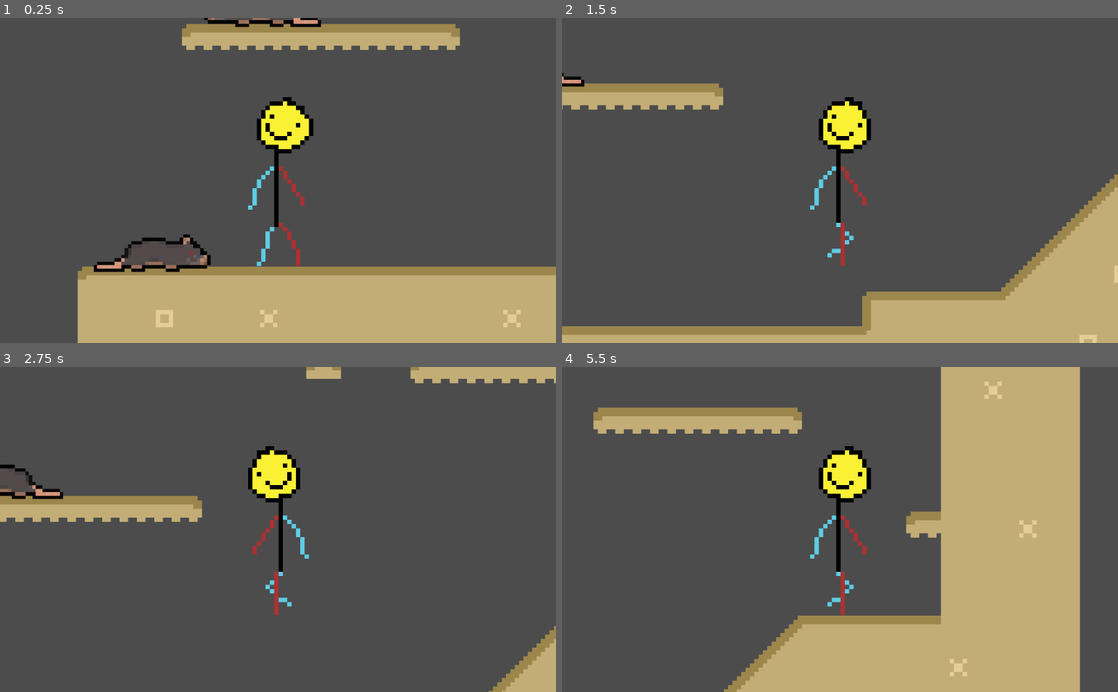
Above: before the commit, frames 1-4 (two rows, left to right).
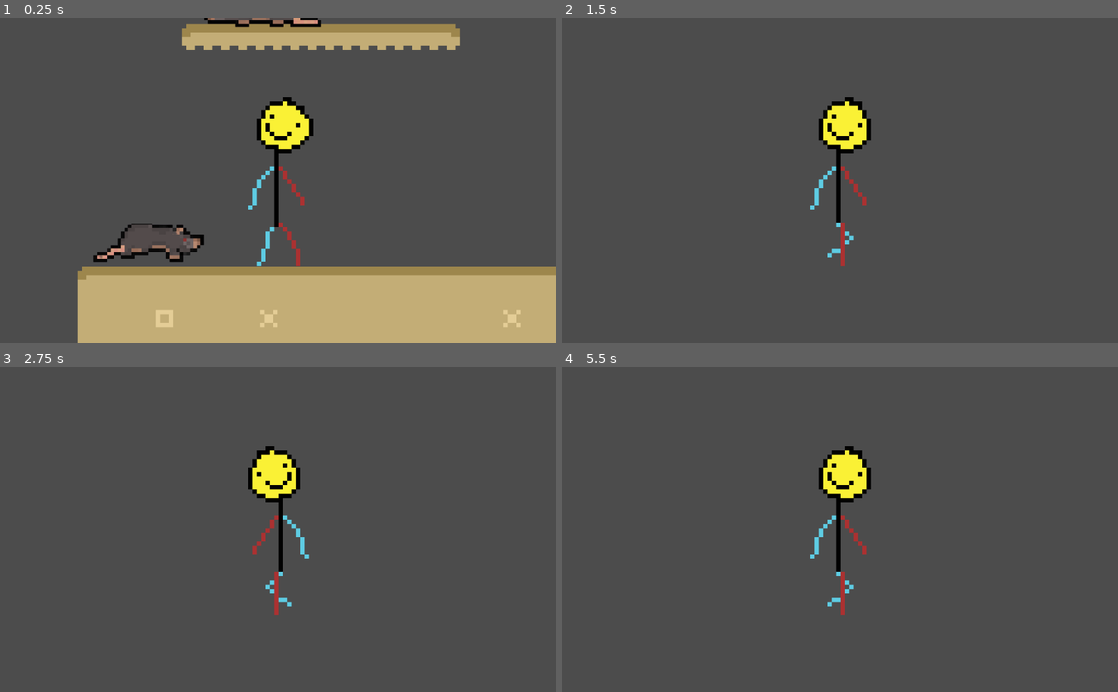
Above: after the commit, the same moments.

Repository: LegendOfCatBro/project_mild
Game: Godot game, scene res://Level1.tscn
The game is run twice, just before and just after one commit, with the same random seed, the same clock (stepped at 60 frames per second) and the same inputs.
Inputs:
- Up to frame 1 (0.25 s): no input
- Up to frame 2 (1.5 s): hold R (dodge) 0.53-1.28 s; hold D (right) from 0.53 s (still down); tap W (up) at 0.77, 0.8, 1.07, 1.35 s
- Up to frame 3 (2.75 s): tap W (up) at 1.52, 1.82, 2.3 s; tap R (dodge) at 1.55 s; release D (right) at 2.03 s; hold A (left) from 2.03 s (still down); hold R (dodge) from 2.03 s (still down)
- Up to frame 4 (5.5 s): release A (left) at 2.78 s; release R (dodge) at 2.78 s; hold D (right) 2.78-4.28 s; tap R (dodge) at 2.85, 4.35 s; tap W (up) at 3.02, 3.32, 4.52, 4.82, 5.3 s; hold W (up) 3.53-4.28 s; hold A (left) 4.28-5.03 s; hold D (right) from 5.03 s (still down); hold R (dodge) from 5.03 s (still down)

The runs differ from the first frame. In frame 1, 1.4% of the frame differs, in the area x 16-38%, y 63-79%; in frame 2, 16%; in frame 3, 5.6%; in frame 4, 36%, in the area x 5-94%, y 0-100%.

Commit message:
Changed enemy detection sjit

Diff:
--- a/src/Level1.tscn
+++ b/src/Level1.tscn
@@ -751,3 +751,14 @@
 collision_layer = 2
 collision_mask = 4
 current_direction = 1
+
+[node name="enemy3" parent="Node2D" instance=ExtResource( 4 )]
+position = Vector2( -611, 540 )
+collision_layer = 2
+collision_mask = 4
+current_direction = 1
+
+[node name="enemy4" parent="Node2D" instance=ExtResource( 4 )]
+position = Vector2( -215, 538 )
+collision_layer = 2
+collision_mask = 4
--- a/src/child_ai/enemy.gd
+++ b/src/child_ai/enemy.gd
@@ -17,6 +17,7 @@
 
 func do_states(var current_state):
 	if(current_state == states.IDLE):
+		attack_player()
 		ani.play("IDLE")
 		hSpeed = 0
 		yield(get_tree().create_timer(idle_length),"timeout")
@@ -33,11 +34,13 @@
 
 func attack_player():
 	#spot player
-	if attack_left.is_colliding():
-		print("colliding left")
-		state = states.attack
-	if attack_right.is_colliding():
-		print("colliding right")
-		state = states.attack
+	if(current_direction == facing_direction.LEFT):
+		if attack_left.is_colliding():
+			print("colliding left")
+			state = states.attack
+	if(current_direction == facing_direction.RIGHT):
+		if attack_right.is_colliding():
+			print("colliding right")
+			state = states.attack
 	if (!attack_left.is_colliding() or !attack_right.is_colliding()):
 		print("not colliding")
--- a/src/child_ai/enemy.tscn
+++ b/src/child_ai/enemy.tscn
@@ -8,6 +8,11 @@
 atlas = ExtResource( 2 )
 region = Rect2( 0, 0, 225, 94 )
 
+[sub_resource type="AtlasTexture" id=7]
+flags = 4
+atlas = ExtResource( 2 )
+region = Rect2( 0, 94, 225, 94 )
+
 [sub_resource type="AtlasTexture" id=5]
 flags = 4
 atlas = ExtResource( 2 )
@@ -17,11 +22,6 @@
 flags = 4
 atlas = ExtResource( 2 )
 region = Rect2( 450, 0, 225, 94 )
-
-[sub_resource type="AtlasTexture" id=7]
-flags = 4
-atlas = ExtResource( 2 )
-region = Rect2( 0, 94, 225, 94 )
 
 [sub_resource type="AtlasTexture" id=8]
 flags = 4
@@ -50,17 +50,17 @@
 
 [sub_resource type="SpriteFrames" id=13]
 animations = [ {
-"frames": [ SubResource( 4 ) ],
+"frames": [ SubResource( 4 ), SubResource( 7 ) ],
 "loop": true,
 "name": "IDLE",
-"speed": 5.0
+"speed": 4.0
 }, {
 "frames": [ SubResource( 4 ), SubResource( 5 ), SubResource( 6 ), SubResource( 7 ), SubResource( 8 ), SubResource( 9 ), SubResource( 10 ), SubResource( 11 ), SubResource( 12 ) ],
 "loop": true,
 "name": "MOVE",
 "speed": 10.0
 }, {
-"frames": [ SubResource( 6 ) ],
+"frames": [ SubResource( 6 ), SubResource( 9 ), SubResource( 11 ), SubResource( 12 ) ],
 "loop": true,
 "name": "attack",
 "speed": 5.0
@@ -72,6 +72,9 @@
 [node name="enemy" type="KinematicBody2D"]
 position = Vector2( 5, 0 )
 script = ExtResource( 1 )
+__meta__ = {
+"_edit_group_": true
+}
 move_speed = 90
 
 [node name="AnimatedSprite" type="AnimatedSprite" parent="."]
@@ -81,6 +84,7 @@
 [node name="CollisionShape2D" type="CollisionShape2D" parent="."]
 position = Vector2( 2, 0.5 )
 shape = SubResource( 2 )
+one_way_collision_margin = 0.0
 
 [node name="ray_left" type="RayCast2D" parent="."]
 position = Vector2( -106, 32 )
@@ -97,9 +101,9 @@
 [node name="attack_right" type="RayCast2D" parent="."]
 position = Vector2( 110, 0 )
 enabled = true
-cast_to = Vector2( 50, 0 )
+cast_to = Vector2( 100, 0 )
 
 [node name="attack_left" type="RayCast2D" parent="."]
 position = Vector2( -107, 0 )
 enabled = true
-cast_to = Vector2( -50, 0 )
+cast_to = Vector2( -100, 0 )
--- a/src/player.gd
+++ b/src/player.gd
@@ -15,8 +15,12 @@
 var snap = Vector2(0,32)
 
 onready var ani : AnimatedSprite = $AnimatedSprite
+onready var hitBox : CollisionShape2D = $CollisionShape2D
 
 func get_input():
+	if Input.is_action_pressed("dodge"):
+		if (current_direction == facing_direction.RIGHT):
+			hitBox.disabled = true
 	if Input.is_action_pressed("right"):
 		velocity.x += run_power
 		current_direction = facing_direction.RIGHT
